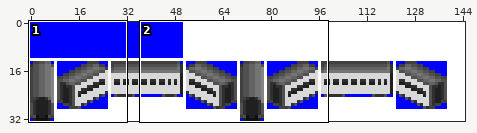
Sprite sheet: gfx/Template/24px.png. The picture above shows the old version from afar; the outline marks the close-up.
Close-up. Earlier state:
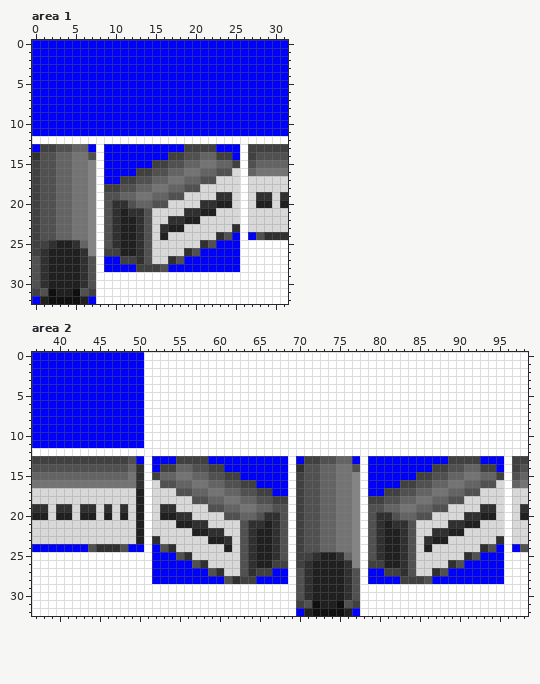
The file is 145x33 pixels. Shown: area 1: x 0..31, y 0..32; area 2: x 37..98, y 0..32. The commit also changed other parts of the picture, which this record leaves out.
Now the later version:
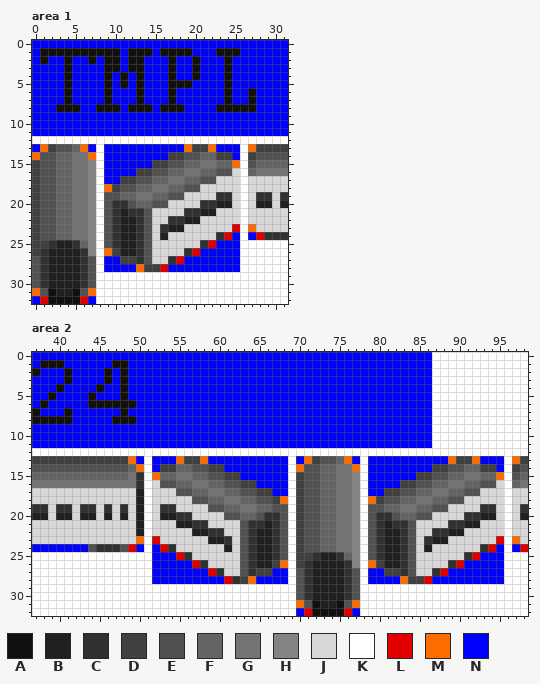
Palette (. is transparent): A #101010  B #202020  C #303030  D #404040  E #505050  F #646464  G #747474  H #848484  J #d8d8d8  K #ffffff  L #e00000  M #fc6c00  N #0000ff
The edit:
Changed rows in their new state; - is an unchanged pixel.
Area 1:
first column x 1:
 1 AAAAAAAAAA-AAA-AAAA---AAA--
 2 A--A--A-AA-AA---A--A---A---
 3 ---A----AA-AA---A--A---A---
 4 ---A----A-A-A---A--A---A---
 5 ---A----A-A-A---AAA----A---
 6 ---A----A---A---A------A--A
 7 ---A----A---A---A------A--A
 8 --AAA--AAA-AAA-AAA----AAAAA
first column x 0:
13 -M----M------------M--M----M
14 M------M--------------------
15 -------------------------M--
18 ---------M------------------
first column x 0:
23 -------------------------L-M-
24 ------------------------L---L
25 ----------------------L------
26 ---------M----------L--------
27 ------------------L----------
28 -------------M--L------------
31 M------M---------------------
32 -L----L----------------------
Area 2:
first column x 37:
 0 --------------NNNNNNNNNNNNNNNNNNNNNNNNNNNNNNNNNNNN-----------
 1 -AAA------AA--NNNNNNNNNNNNNNNNNNNNNNNNNNNNNNNNNNNN-----------
 2 A---A----A-A--NNNNNNNNNNNNNNNNNNNNNNNNNNNNNNNNNNNN-----------
 3 ----A----A-A--NNNNNNNNNNNNNNNNNNNNNNNNNNNNNNNNNNNN-----------
 4 ---A----A--A--NNNNNNNNNNNNNNNNNNNNNNNNNNNNNNNNNNNN-----------
 5 --A----A---A--NNNNNNNNNNNNNNNNNNNNNNNNNNNNNNNNNNNN-----------
 6 -A-----AAAAAA-NNNNNNNNNNNNNNNNNNNNNNNNNNNNNNNNNNNN-----------
 7 A---A------A--NNNNNNNNNNNNNNNNNNNNNNNNNNNNNNNNNNNN-----------
 8 AAAAA-----AAA-NNNNNNNNNNNNNNNNNNNNNNNNNNNNNNNNNNNN-----------
 9 --------------NNNNNNNNNNNNNNNNNNNNNNNNNNNNNNNNNNNN-----------
10 --------------NNNNNNNNNNNNNNNNNNNNNNNNNNNNNNNNNNNN-----------
11 --------------NNNNNNNNNNNNNNNNNNNNNNNNNNNNNNNNNNNN-----------
13 ------------M-----M--M------------M----M------------M--M----M
14 -------------M-------------------M------M--------------------
15 ---------------M------------------------------------------M--
18 -------------------------------M----------M------------------
first column x 49:
23 -M-L------------------------------------------L-M-
24 L---L----------------------------------------L---L
25 ------L------------------------------------L------
26 --------L----------M----------M----------L--------
27 ----------L----------------------------L----------
28 ------------L--M------------------M--L------------
31 ---------------------M------M---------------------
32 ----------------------L----L----------------------
